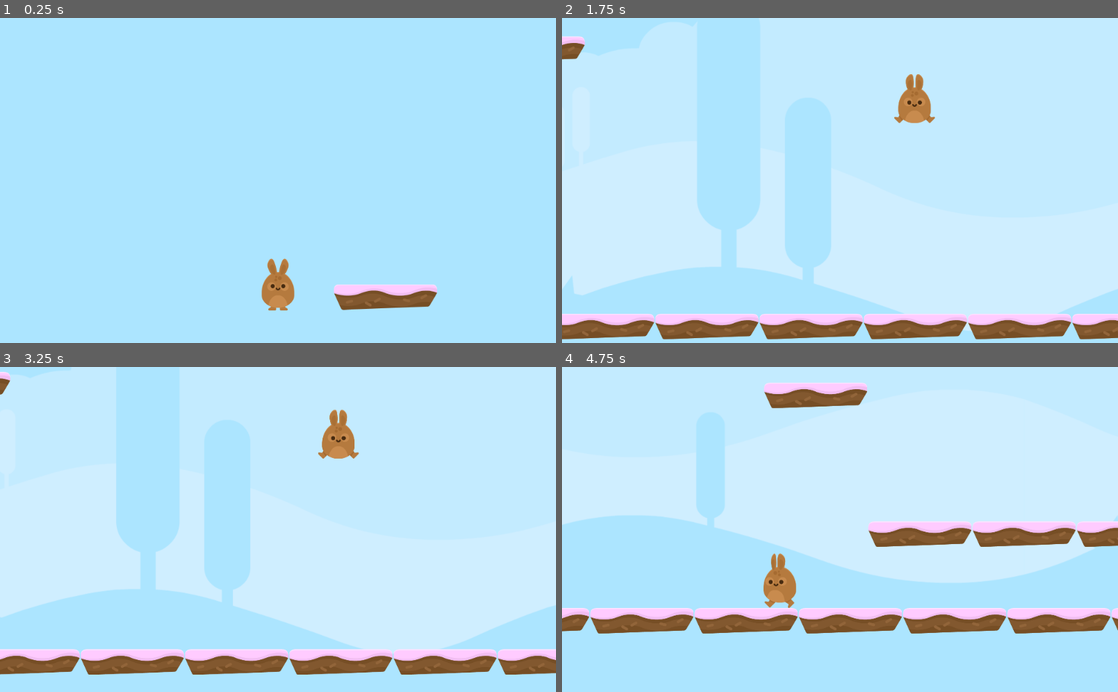
Above: before the commit, frames 1-4 (two rows, left to right).
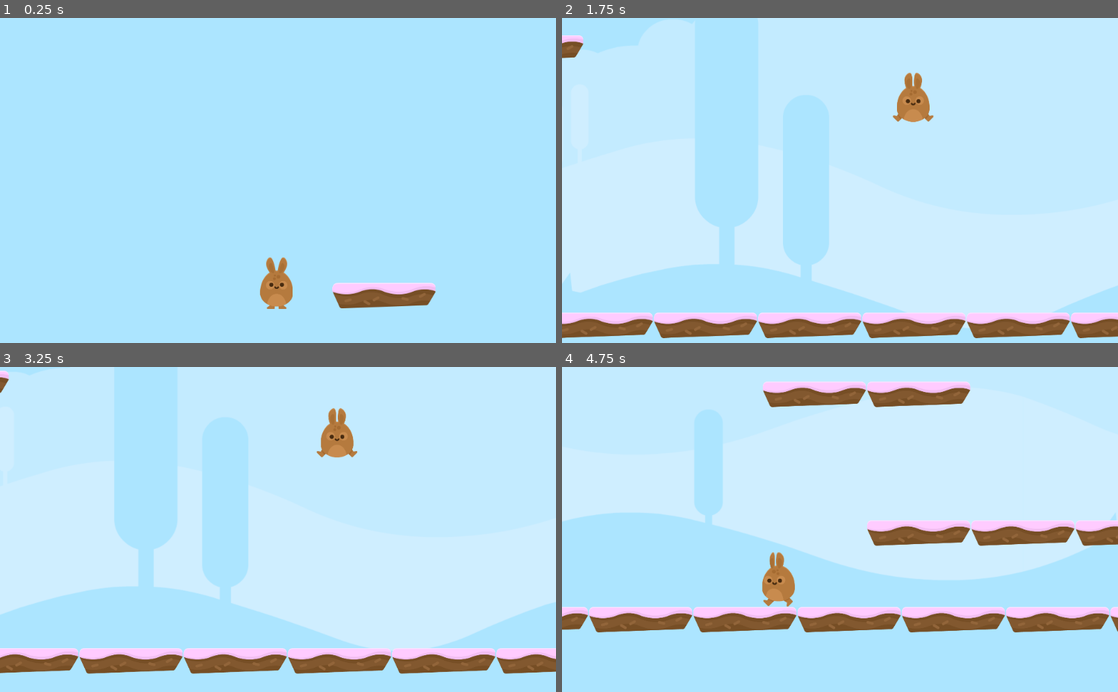
Above: after the commit, the same moments.

Repository: nemo-omen/godot-platformer
Game: Godot game, scene res://Scenes/Levels/Level1.tscn
Same seed, same stepped clock (60 frames per second), same inputs: the game is played once before the commit and once after it.
Inputs:
- Up to frame 1 (0.25 s): no input
- Up to frame 2 (1.75 s): hold D (right) from 0.53 s (still down); tap W (jump) at 0.77, 1.52 s
- Up to frame 3 (3.25 s): release D (right) at 2.03 s; hold A (left) 2.03-2.78 s; hold D (right) from 2.78 s (still down); tap W (jump) at 3.02 s
- Up to frame 4 (4.75 s): tap W (jump) at 3.77, 4.52 s; release D (right) at 4.28 s; hold A (left) from 4.28 s (still down)

The runs differ from the first frame. In frame 1, 0.6% of the frame differs, in the area x 46-79%, y 73-90%; in frame 2, 3.1%; in frame 3, 3.1%; in frame 4, 5.2%, in the area x 0-100%, y 4-83%.

Commit message:
Mess with camera peek

Diff:
--- a/Player.gd
+++ b/Player.gd
@@ -8,12 +8,16 @@
 const JUMP_SPEED = 5000
 
 signal animate
+signal peek
+signal camreset
 
 func _physics_process(delta):
 	apply_gravity()
 	jump()
 	move()
 	animate()
+	peek()
+	cam_reset()
 	move_and_slide(motion, UP)
 
 func apply_gravity():
@@ -38,3 +42,16 @@
 
 func animate():
 	emit_signal("animate", motion)
+
+func peek():
+	if Input.is_action_pressed("rightarrow"):
+		emit_signal("peek", "right")
+	elif Input.is_action_pressed("leftarrow"):
+		emit_signal("peek", "left")
+	elif Input.is_action_pressed("uparrow"):
+		emit_signal("peek", "up")
+	elif Input.is_action_pressed("downarrow"):
+		emit_signal("peek", "down")
+
+func cam_reset():
+	emit_signal('camreset')
--- a/Scenes/Levels/Level1.tscn
+++ b/Scenes/Levels/Level1.tscn
@@ -12,4 +12,4 @@
 tile_set = ExtResource( 2 )
 collision_layer = 2
 format = 1
-tile_data = PoolIntArray( -1048498, 0, 0, -1048492, 0, 0, -1 …(72 unchanged characters)… 65573, 0, 0, 65579, 0, 0, 458776, 0, 0, 589901, 0, 0, 720907, 0, 0, 786585, 0, 0, 852109, 0, 0, 852115, 0, 0, 917553, 0, 0, 1245270, 0, 0, 1310850, 0, 0, 1441847, 0, 0, 1441853, 0, 0, 1441859, 0, 0, 1638483, 0, 0, 1638489, 0, 0, 1638495, 0, 0, 1638501, 0, 0, 1638507, 0, 0, 1704049, 0, 0, 1769472, 0, 0, 1769478, 0, 0, 1769484, 0, 0, 1769487, 0, 0, 1769493, 0, 0, 1769499, 0, 0, 1769505, 0, 0, 1769511, 0, 0, 1769517, 0, 0, 1769523, 0, 0, 1769529, 0, 0, 1769535, 0, 0, 1769541, 0, 0, 1769548, 0, 0, 1769591, 0, 0 )
+tile_data = PoolIntArray( -1048498, 0, 0, -1048492, 0, 0, -1 …(72 unchanged characters)… 65573, 0, 0, 65579, 0, 0, 458776, 0, 0, 458782, 0, 0, 589901, 0, 0, 589907, 0, 0, 720907, 0, 0, 786585, 0, 0, 852109, 0, 0, 852115, 0, 0, 917553, 0, 0, 917559, 0, 0, 1114271, 3, 0, 1245270, 0, 0, 1245276, 0, 0, 1310850, 0, 0, 1441847, 0, 0, 1441853, 0, 0, 1441859, 0, 0, 1638483, 0, 0, 1638489, 0, 0, 1638495, 0, 0, 1638501, 0, 0, 1638507, 0, 0, 1638562, 3, 0, 1704049, 0, 0, 1769472, 0, 0, 1769478, 0, 0, 1769484, 0, 0, 1769487, 0, 0, 1769493, 0, 0, 1769499, 0, 0, 1769505, 0, 0, 1769511, 0, 0, 1769517, 0, 0, 1769523, 0, 0, 1769529, 0, 0, 1769535, 0, 0, 1769541, 0, 0, 1769548, 0, 0, 1769591, 0, 0, 1966245, 3, 0, 2293929, 3, 0, 2687148, 3, 0, 2818214, 2, 0, 2883744, 2, 0, 2949274, 2, 0, 3014804, 2, 0, 3080334, 2, 0, 3276906, 2, 0, 3276912, 2, 0, 3276918, 2, 0, 3276924, 2, 0, 3276930, 2, 0, 3276936, 2, 0 )
--- /dev/null
+++ b/Scenes/Player/Camera2D.gd
@@ -0,0 +1,33 @@
+extends Camera2D
+
+
+# Declare member variables here. Examples:
+# var a = 2
+# var b = "text"
+
+
+# Called when the node enters the scene tree for the first time.
+func _on_Player_peek(direction):
+	if direction == "up":
+		if offset.y >= -160:
+			offset.y -= 20.0
+	elif direction == "down":
+		if offset.y <= 160:
+			offset.y += 20.0
+	elif direction == "left":
+		if offset.x >= -160:
+			offset.x -= 20.0
+	elif direction == "right":
+		if offset.x <= 160:
+			offset.x += 20.0
+
+func _on_Player_camreset():
+	if offset.y <= 0:
+		offset.y += 5
+	elif offset.y >= 0:
+		offset.y -= 5
+
+	if offset.x <= 0:
+		offset.x += 5
+	elif offset.x >= 0:
+		offset.x -= 5
--- a/Scenes/Player/Player.tscn
+++ b/Scenes/Player/Player.tscn
@@ -6,6 +6,7 @@
 [ext_resource path="res://GFX/Background/bg_layer2.png" type="Texture" id=4]
 [ext_resource path="res://GFX/Background/bg_layer3.png" type="Texture" id=5]
 [ext_resource path="res://GFX/Background/bg_layer4.png" type="Texture" id=6]
+[ext_resource path="res://Scenes/Player/Camera2D.gd" type="Script" id=7]
 
 [sub_resource type="CapsuleShape2D" id=1]
 radius = 60.0
@@ -31,6 +32,7 @@
 limit_smoothed = true
 smoothing_enabled = true
 editor_draw_limits = true
+script = ExtResource( 7 )
 
 [node name="ParallaxBackground" type="ParallaxBackground" parent="Camera2D"]
 scroll_ignore_camera_zoom = true
@@ -71,3 +73,5 @@
 texture = ExtResource( 6 )
 
 [connection signal="animate" from="." to="PlayerAnimation" method="_on_Player_animate"]
+[connection signal="camreset" from="." to="Camera2D" method="_on_Player_camreset"]
+[connection signal="peek" from="." to="Camera2D" method="_on_Player_peek"]
--- a/project.godot
+++ b/project.godot
@@ -36,6 +36,31 @@
 , Object(InputEventKey,"resource_local_to_scene":false,"resource_name":"","device":0,"alt":false,"shift":false,"control":false,"meta":false,"command":false,"pressed":false,"scancode":32,"physical_scancode":0,"unicode":0,"echo":false,"script":null)
  ]
 }
+ctl={
+"deadzone": 0.5,
+"events": [ Object(InputEventKey,"resource_local_to_scene":false,"resource_name":"","device":0,"alt":false,"shift":false,"control":false,"meta":false,"command":false,"pressed":false,"scancode":16777238,"physical_scancode":0,"unicode":0,"echo":false,"script":null)
+ ]
+}
+rightarrow={
+"deadzone": 0.5,
+"events": [ Object(InputEventKey,"resource_local_to_scene":false,"resource_name":"","device":0,"alt":false,"shift":false,"control":false,"meta":false,"command":false,"pressed":false,"scancode":16777233,"physical_scancode":0,"unicode":0,"echo":false,"script":null)
+ ]
+}
+leftarrow={
+"deadzone": 0.5,
+"events": [ Object(InputEventKey,"resource_local_to_scene":false,"resource_name":"","device":0,"alt":false,"shift":false,"control":false,"meta":false,"command":false,"pressed":false,"scancode":16777231,"physical_scancode":0,"unicode":0,"echo":false,"script":null)
+ ]
+}
+uparrow={
+"deadzone": 0.5,
+"events": [ Object(InputEventKey,"resource_local_to_scene":false,"resource_name":"","device":0,"alt":false,"shift":false,"control":false,"meta":false,"command":false,"pressed":false,"scancode":16777232,"physical_scancode":0,"unicode":0,"echo":false,"script":null)
+ ]
+}
+downarrow={
+"deadzone": 0.5,
+"events": [ Object(InputEventKey,"resource_local_to_scene":false,"resource_name":"","device":0,"alt":false,"shift":false,"control":false,"meta":false,"command":false,"pressed":false,"scancode":16777234,"physical_scancode":0,"unicode":0,"echo":false,"script":null)
+ ]
+}
 
 [layer_names]
 
Not shown: 1 places in Scenes/Player/Player.tscn that only renumber resources
